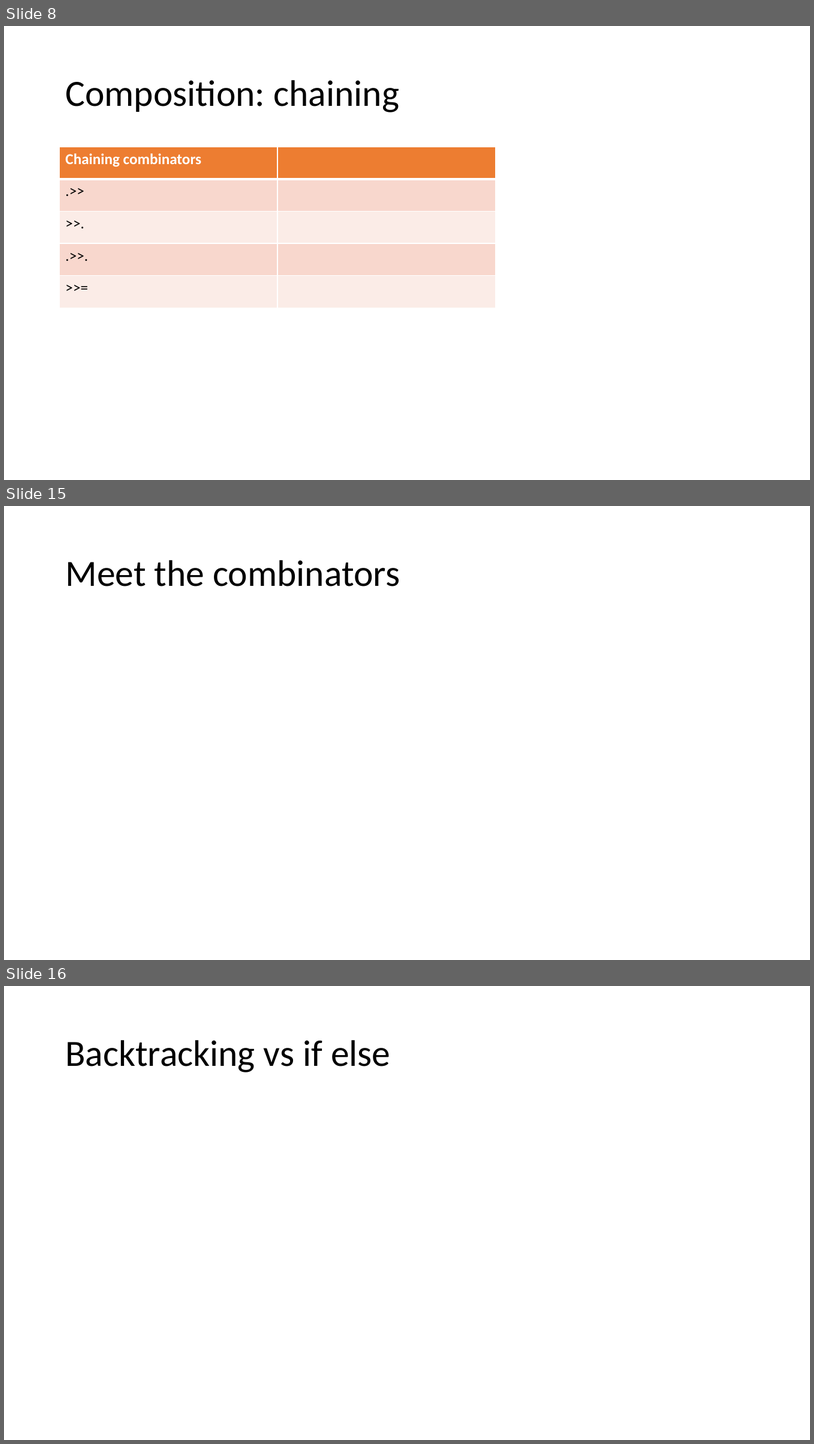
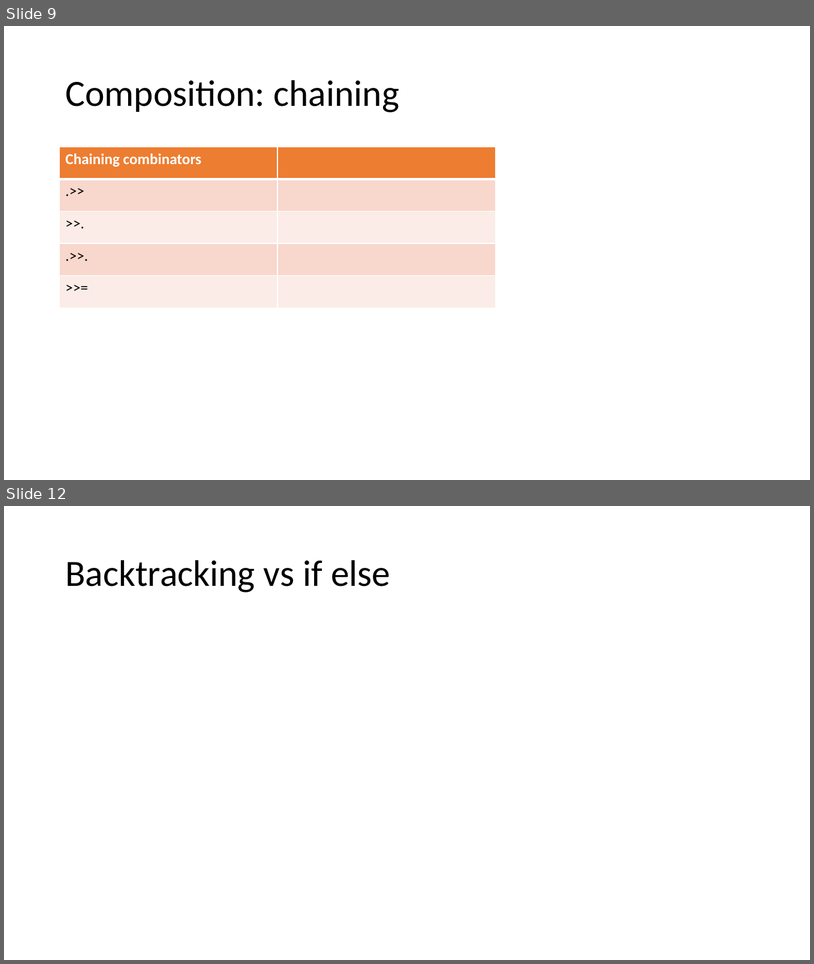
Before and after one commit to atiboros/PracticalFParsec, a slide deck: Slides/Practical FParsec V2.pptx. Shown one above the other, each under a label of ours: slides 8, 15 and 16 before the commit, slides 9 and 12 after it; the slides between them are not shown. The pictures are 814x1444 and 814x964 pixels, drawn with LibreOffice and Linux fonts; fonts in the diff are those of the drawing. Boxes give left, top, right and bottom in pixels: in the first picture for what was removed or moved away, otherwise in the second. Text is boxed around its words. In the diff, an @@ line names an element or a change of style, - is before the commit and + after.

```diff
--- a/Slides/Practical FParsec V2.pptx
+++ b/Slides/Practical FParsec V2.pptx
@@ slide 15 removed at (4, 506, 810, 960), background #FFFFFF @@
@@ title removed at (65, 560, 400, 586) @@
-Meet the combinators
@@ what was slide 8 is now slide 9 @@
@@ what was slide 16 is now slide 12 @@
```
Also in this commit, not shown: 3 slides changed, 1 slide added, 4 other slides removed, 3 other files.
